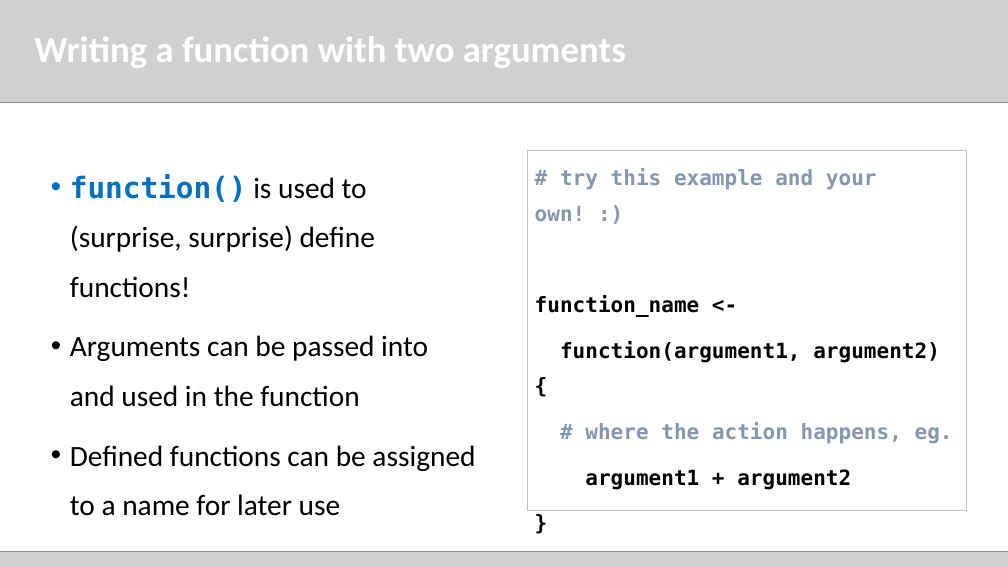
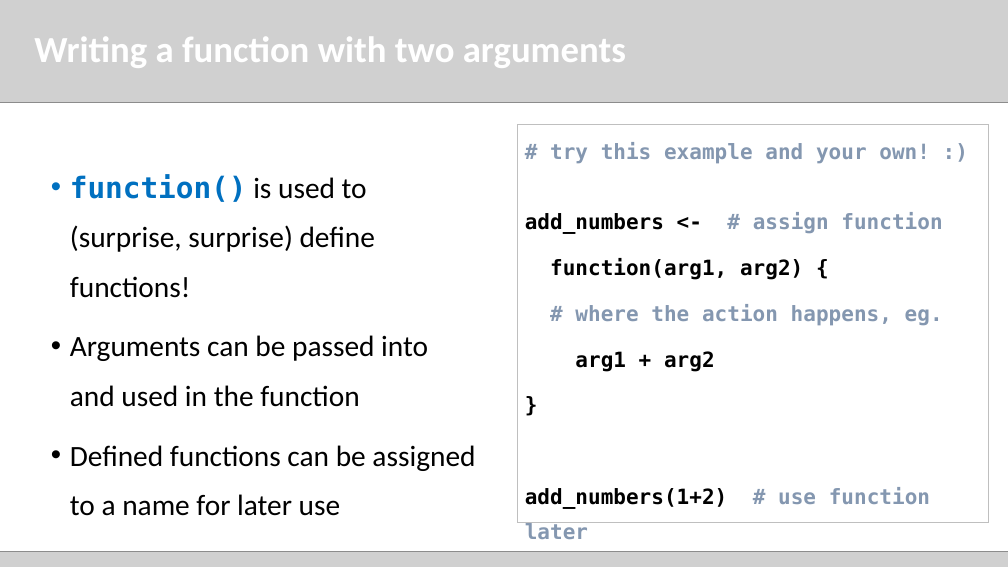
Before and after one commit to sowla/2019-shiny-intro-workshop-Nijmegen-RLadies, a slide deck: slide 7 of 190221_Nijmegen_Rladies_workshop_R_refresher.pptx. Drawn at 1008x567 pixels with LibreOffice and Linux fonts; fonts in the diff are those of the drawing; grey boxes stand for pictures. Boxes give left, top, right and bottom in pixels: in the first picture for what was removed or moved away, otherwise in the second. Text is boxed around its words. In the diff, an @@ line names an element or a change of style, - is before the commit and + after.

Commit message:
fix typos, add annotations to slides, update readme

```diff
--- a/190221_Nijmegen_Rladies_workshop_R_refresher.pptx
+++ b/190221_Nijmegen_Rladies_workshop_R_refresher.pptx
@@ rectangle "# try this example and ...": place and size @@
-rectangle "# try this example and ..." at (527,151,966,511)
+rectangle "# try this example and ..." at (517,125,989,523)
@@ text in rectangle at (525,213,803,280): text changed @@
-function_name <-
-function(argument1, argument2) {
+add_numbers <- # assign function
+function(arg1, arg2) {
@@ text in rectangle at (575,351,715,372): text changed @@
-argument1 + argument2
+arg1 + arg2
@@ text in rectangle at (525,487,930,509): paragraph added @@
+add_numbers(1+2) # use function later
```
Also in this commit, not shown: 1 other slide changed, 5 other files.
